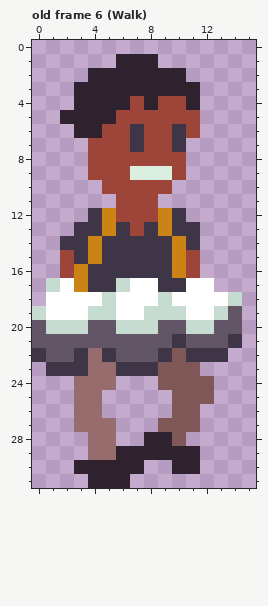
Pixel-art file: Assets/Drummer.ase. Above, as it was before the edit.
16x32 pixels, 8 frames. Shown: old frame 6 (Walk).
After the commit:
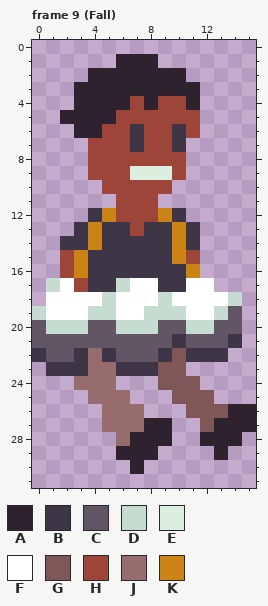
Palette (. is transparent): A #2e222f  B #3e3546  C #625565  D #c7dcd0  E #daefe0  F #ffffff  G #7f5757  H #9e4539  J #966c6c  K #cc8316
A new or re-ordered frame is compared with the old frame closest to it.
Changes in this commit:
frames 8 -> 9
Changed rows in their new state; - is an unchanged pixel.
Frame 9 (Fall) is new; against old frame 6 (Walk), layers "inst", "body":
first column x 3:
13 -KB---BK-
15 KB-------
16 -------BK
17 H--------
first column x 3:
23 --------.----
24 ---------.---
25 .-JJ---------
26 ..JJJ--.-GGAA
27 ..-JJAA..GAAA
28 -..JA--.-AAA-
29 -..---...-A--
30 ....---..----
31 -...---------
Pixel boxes of the changes (left, top, right, bottom) in both pictures:
changed: (74, 222, 116, 292)
changed: (158, 222, 200, 278)
changed: (74, 362, 256, 488)
